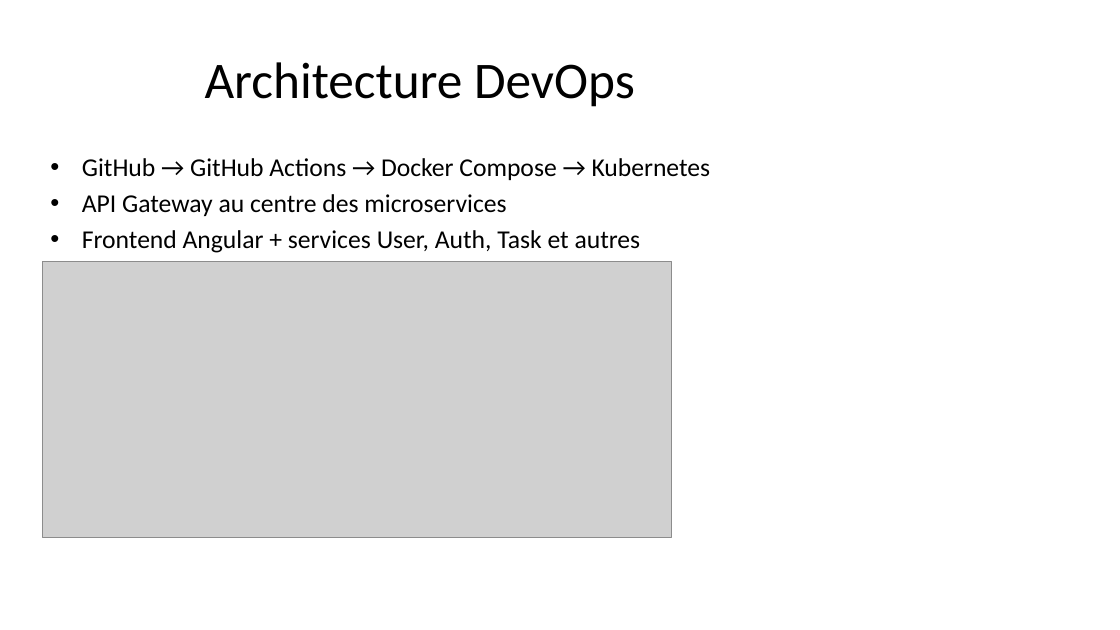
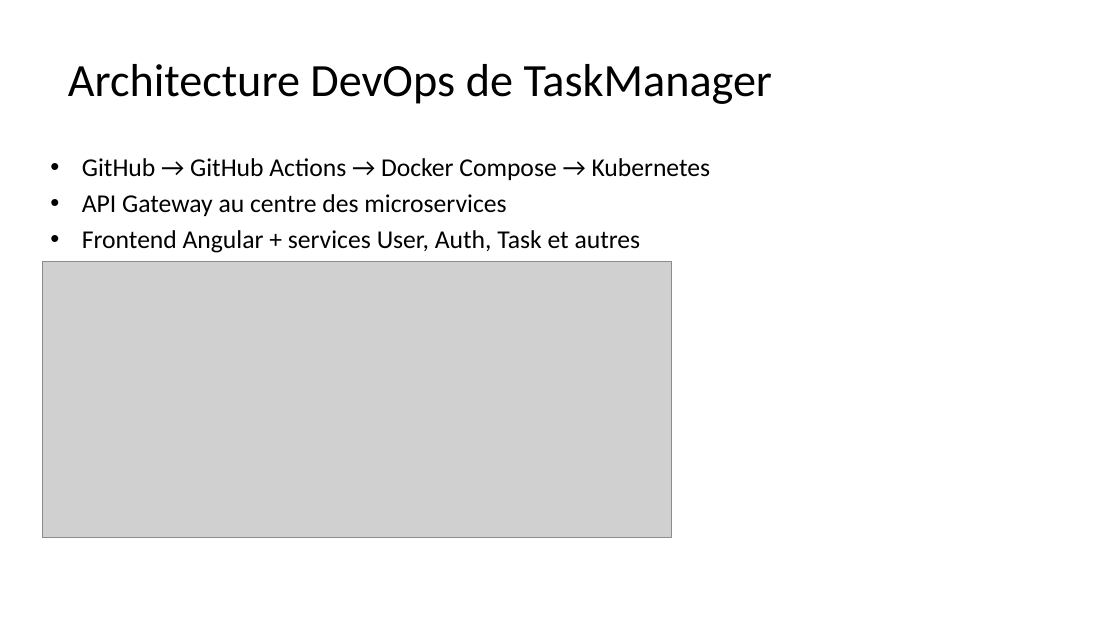
Before and after one commit to kwame-agban/taskmanager-microservices-devops, a slide deck: slide 3 of video et fichiers à publier/Presentation_DevOps_TaskManager_Microservices.pptx. Drawn at 1120x630 pixels with LibreOffice and Linux fonts; fonts in the diff are those of the drawing; grey boxes stand for pictures. Boxes give left, top, right and bottom in pixels: in the first picture for what was removed or moved away, otherwise in the second. Text is boxed around its words. In the diff, an @@ line names an element or a change of style, - is before the commit and + after.

```diff
--- a/video et fichiers à publier/Presentation_DevOps_TaskManager_Microservices.pptx
+++ b/video et fichiers à publier/Presentation_DevOps_TaskManager_Microservices.pptx
@@ title at (68, 64, 772, 104): text changed; size 44 to 39.6 pt @@
-Architecture DevOps
+Architecture DevOps de TaskManager
```
Also in this commit, not shown: 3 other slides changed, 1 slide added, 1 other file.
